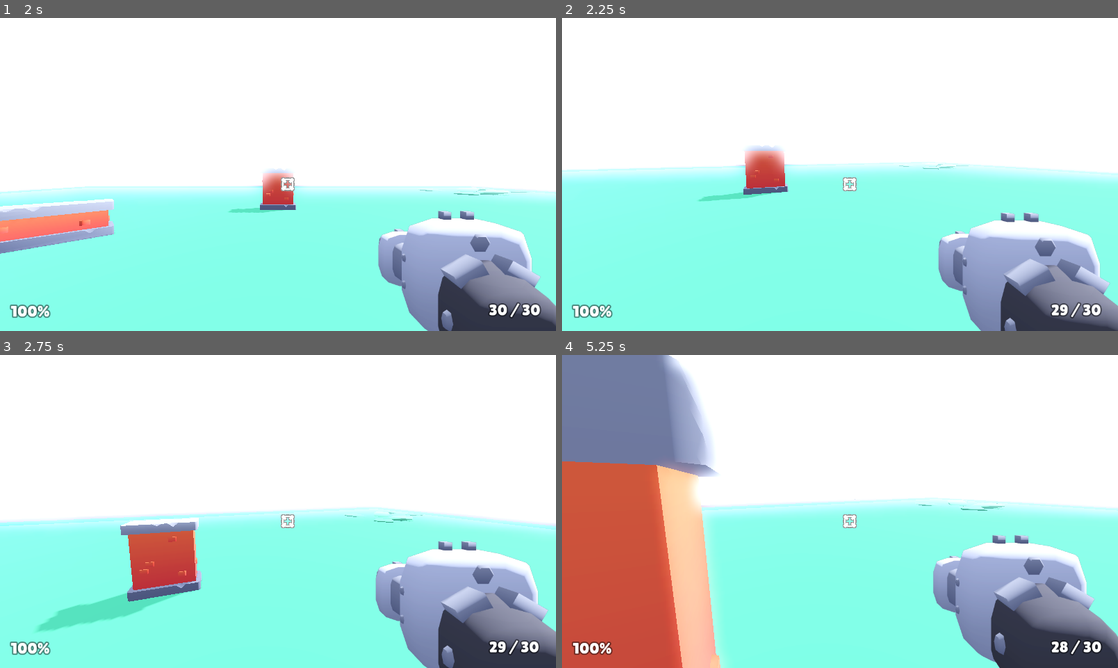
Above: before the commit, frames 1-4 (two rows, left to right).
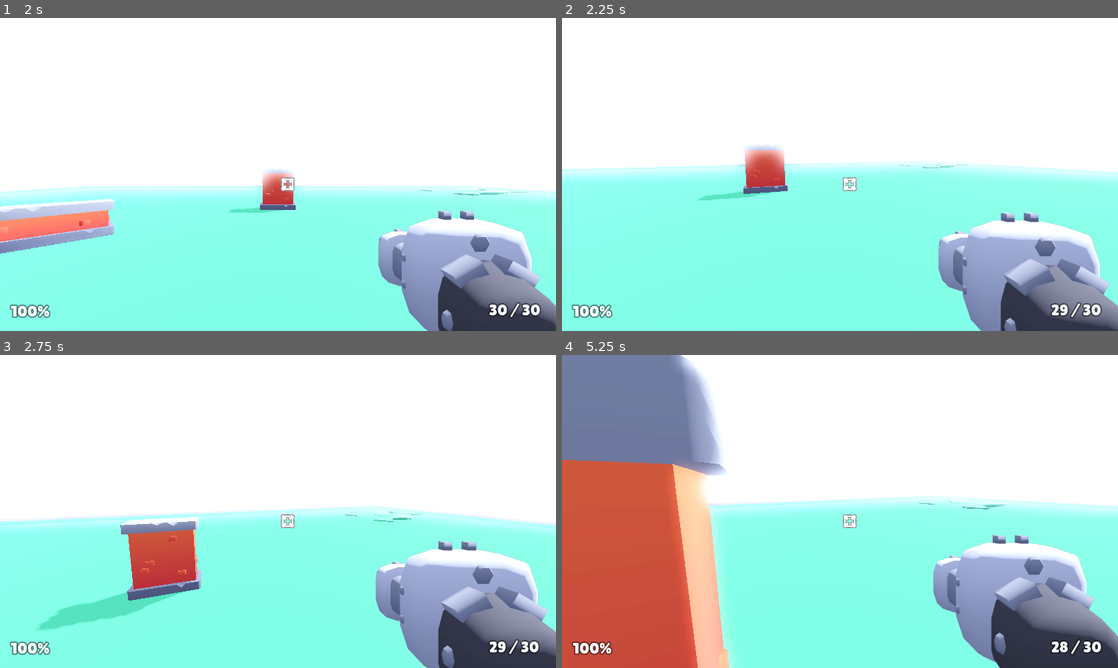
Above: after the commit, the same moments.

Repository: maidangkhanh/Blasher
Game: Godot game, scene res://scenes/main.tscn
Two runs of this game, one before a commit and one after it. Both use one fixed random seed, a clock stepped at 60 frames per second and the inputs below.
Inputs (mouse positions are in pixels of both pictures, inside the frame that each line leads up to):
- Up to frame 1 (2 s): click (278, 199) at 0.52 s; type "12" at 0.6 s; click "Host" at 1.25 s
- Up to frame 2 (2.25 s): tap Enter at 2 s; move the mouse to (867, 174) at 2.02 s; hold W (move_forward) from 2.03 s (still down); click (867, 174) at 2.1 s
- Up to frame 3 (2.75 s): keep holding W (move_forward); tap Space (jump) at 2.27 s
- Up to frame 4 (5.25 s): keep holding W (move_forward); move the mouse to (812, 511) at 2.77 s; tap E (weapon_toggle) at 2.85, 4.35 s; tap Space (jump) at 3.02, 4.52 s; move the mouse to (851, 505) at 3.52 s; click (851, 505) at 3.6 s; move the mouse to (834, 517) at 4.27 s; move the mouse to (878, 514) at 5.02 s; click (878, 514) at 5.1 s

Frame 1 is identical in both runs. In frame 2, 0.5% of the frame differs, in the area x 0-100%, y 40-98%; in frame 3, 0.8%; in frame 4, 6.3%, in the area x 0-100%, y 0-100%.

Commit message:
add recoil rate

Diff:
--- a/Starter-Kit-FPS-44334edba0bd0d6efa00fbe5c6fe5b5813655302/objects/player.gd
+++ b/Starter-Kit-FPS-44334edba0bd0d6efa00fbe5c6fe5b5813655302/objects/player.gd
@@ -67,16 +67,15 @@
 	initiate_change_weapon(weapon_index)
 	change_weapon_visual.rpc(weapon_index)
 
+
 func _physics_process(delta):
 	if not is_multiplayer_authority(): return
 
 	# Handle functions
-
 	handle_controls(delta)
 	handle_gravity(delta)
 
 	# Movement
-
 	var applied_velocity: Vector3
 
 	movement_velocity = transform.basis * movement_velocity # Move forward
@@ -87,13 +86,11 @@
 	velocity = applied_velocity
 	move_and_slide()
 
-	# Reset weapon container position after recoil
-
+	# Reset weapon container and camera position after recoil
 	container.position = lerp(container.position, container_offset - (applied_velocity / 30), delta * 20)
 	camera.rotation.x = clamp(camera.rotation.x, -PI/2, PI/2)
 
 	# Movement sound
-
 	sound_footsteps.stream_paused = true
 
 	if is_on_floor():
@@ -123,9 +120,9 @@
 		camera.rotate_x(-event.relative.y * .005)
 		camera.rotation.x = clamp(camera.rotation.x, -PI/2, PI/2)
 
+
 func handle_controls(_delta):
 	# Mouse capture
-
 	if Input.is_action_just_pressed("mouse_capture"):
 		Input.mouse_mode = Input.MOUSE_MODE_CAPTURED
 		mouse_captured = true
@@ -137,7 +134,6 @@
 		input_mouse = Vector2.ZERO
 
 	# Movement
-
 	input.x = Input.get_axis("move_left", "move_right")
 	input.z = Input.get_axis("move_forward", "move_back")
 
@@ -163,8 +159,8 @@
 		if(jump_single): action_jump()
 
 	# Weapon switching
-
 	action_weapon_toggle()
+
 
 # Handle gravity
 func handle_gravity(delta):
@@ -176,6 +172,7 @@
 		jump_single = true
 		gravity = 0
 
+
 # Jumping
 func action_jump():
 
@@ -184,9 +181,9 @@
 	jump_single = false;
 	jump_double = true;
 
+
 # Shooting
 func action_shoot():
-
 	if Input.is_action_pressed("shoot"):
 
 		# Cooldown for shooting or in reloading
@@ -202,8 +199,8 @@
 
 		# Recoil
 		container.position.z += 0.25 # Knockback of weapon visual
-		camera.rotation.x += randf_range(0.015, 0.03) # Knockback of camera vertically
-		rotate_y(randf_range(-0.0075, 0.0075)) # Knockback horizontally
+		camera.rotation.x += randf_range(0.03, 0.05) * weapon.recoil_rate # Knockback of camera vertically
+		rotate_y(randf_range(-0.0075, 0.0075) * weapon.recoil_rate)  # Knockback horizontally
 
 		# Set muzzle flash position, play animation
 		play_shoot_effect.rpc()
@@ -219,7 +216,7 @@
 		# Shoot the weapon, amount based on shot count
 		weapon.shoot()
 		ammo_update()
-#
+
 
 # Toggle between available weapons (listed in 'weapons')
 func action_weapon_toggle():
@@ -232,6 +229,7 @@
 		Audio.play("sounds/weapon_change.ogg")
 
 		change_weapon_visual.rpc(weapon_index)
+
 
 # Reload weapon
 func action_reload():
@@ -239,9 +237,9 @@
 		if weapon.current_ammo < weapon.max_ammo:
 			start_reload()
 
+
 # Initiates the weapon changing animation (tween)
 func initiate_change_weapon(index):
-
 	weapon_index = index
 
 	tween = get_tree().create_tween()
@@ -278,6 +276,7 @@
 	raycast.target_position = Vector3(0, 0, -1) * weapon.max_distance
 	crosshair.texture = weapon.crosshair
 	ammo_update()
+
 
 @rpc("any_peer","reliable")
 func damage(amount):
@@ -290,15 +289,18 @@
 		health_updated.emit(health)
 		position = Vector3.ZERO # Reset when out of health
 
+
 # HUD ammo update
 func ammo_update():
 	ammo_updated.emit(str(weapon.current_ammo) + " / " + str(weapon.max_ammo))
+
 
 func start_reload():
 	# TODO: reload sound
 	reload_timer.start(weapon.reload_time)
 	reloading_start.emit(weapon.reload_time)
 
+
 func _on_reload_timer_timeout():
 	weapon.reload()
 	ammo_update()
@@ -309,11 +311,13 @@
 	reload_timer.stop()
 	reload_interupt.emit()
 
+
 func reset_scence():
 	for _weapon in weapons:
 		_weapon.current_ammo = _weapon.max_ammo
 	get_tree().reload_current_scene()
 
+
 @rpc("any_peer", "call_local")
 func change_weapon_visual(index):
 	for n in visual.get_children():
@@ -324,10 +328,13 @@
 
 	weapon_model.rotation = camera.rotation
 
+
 func show_weapon_visual():
 	muzzle_flash.show()
 	visual.show()
 
+
+# show muzzle flash, hit impact
 @rpc("call_local")
 func play_shoot_effect():
 	muzzle_flash.play("default")
--- a/Starter-Kit-FPS-44334edba0bd0d6efa00fbe5c6fe5b5813655302/scripts/weapon.gd
+++ b/Starter-Kit-FPS-44334edba0bd0d6efa00fbe5c6fe5b5813655302/scripts/weapon.gd
@@ -9,13 +9,14 @@
 
 @export_subgroup("Properties")
 @export_range(0.1, 1) var cooldown: float = 0.1 # Firerate
-@export_range(1, 20) var max_distance: int = 10 # Fire distance
+@export_range(1, 20) var max_distance: int = 50 # Fire distance
 @export_range(0, 100) var damage: float = 25 # Damage per hit
 @export_range(0, 5) var spread: float = 0 # Spread of each shot
 @export_range(1, 5) var shot_count: int = 1 # Amount of shots
 @export_range(0, 50) var knockback: int = 20 # Amount of knockback
-@export var reload_time:float = 2 # Time to Reload
-@export var max_ammo:int = 30 # Maximum ammunitions
+@export_range(1, 5) var reload_time:float = 2 # Time to Reload
+@export_range(1, 200) var max_ammo:int = 30 # Maximum ammunitions
+@export_range(0, 1) var recoil_rate:float = 0.5 # Recoil rate, higher mean more recoil
 var current_ammo: int = 30
 
 @export_subgroup("Sounds")
